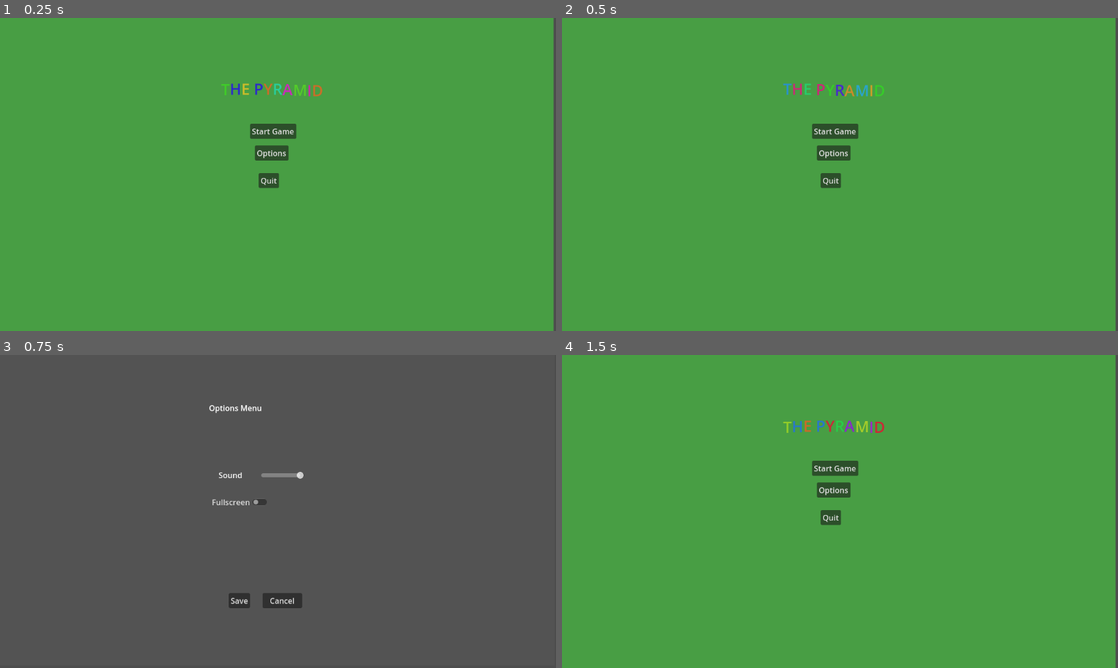
Above: before the commit, frames 1-4 (two rows, left to right).
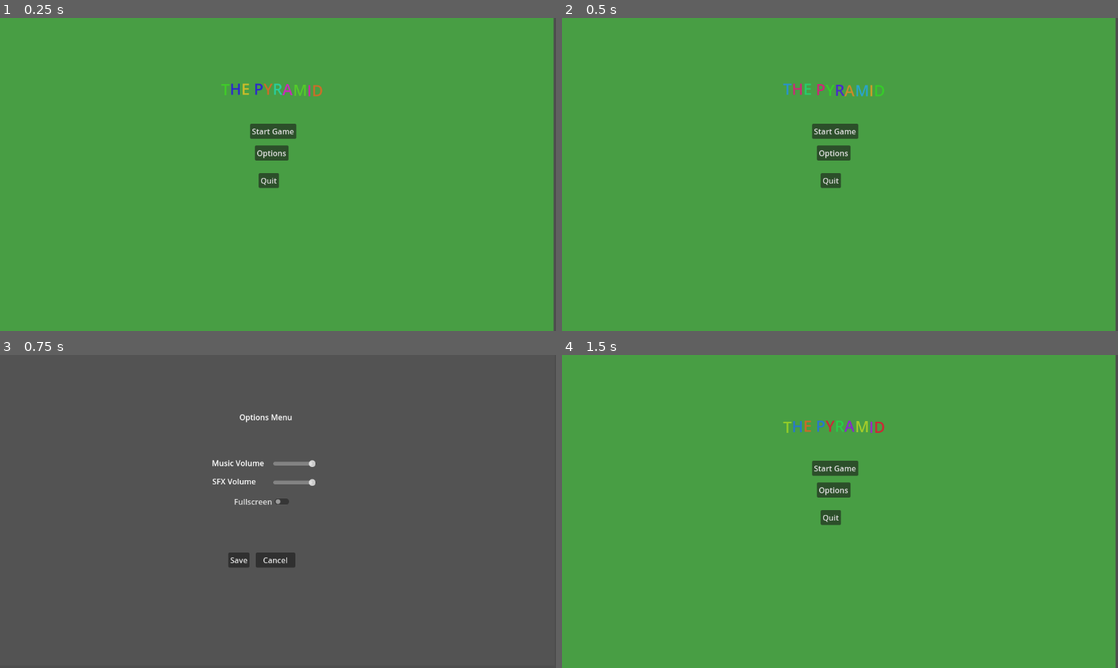
Above: after the commit, the same moments.

Repository: monochromia/PyramidGodot
Game: Godot game, scene res://Main Menu.tscn
Two runs of this game, one before a commit and one after it. Both use one fixed random seed, a clock stepped at 60 frames per second and the inputs below.
Inputs:
- Up to frame 1 (0.25 s): no input
- Up to frame 2 (0.5 s): no input
- Up to frame 3 (0.75 s): click "Options" at 0.5 s
- Up to frame 4 (1.5 s): click "Save" at 1.25 s

Frames 1-2 are identical in both runs. In frame 3, 1.9% of the frame differs, in the area x 37-57%, y 16-81%; in frame 4, nothing differs.

Commit message:
Background musicgit add .git add .

Diff:
--- a/Main Menu.gd
+++ b/Main Menu.gd
@@ -1,6 +1,8 @@
 extends Node2D
 
 var fullscreen: bool = false
+var music_volume: float = 0
+var sfx_volume: float = 0
 
 const SAVE_PATH = "user://settings.ini"
 
@@ -10,13 +12,22 @@
 
 	config.load(SAVE_PATH)
 
-	if  config.get_value("settings", "fullscreen"):
+	if config.get_value("settings", "music_volume"):
+		music_volume = config.get_value("settings", "music_volume")
+
+	if config.get_value("settings", "sfx_volume"):
+		sfx_volume = config.get_value("settings", "sfx_volume")
+
+	if config.get_value("settings", "fullscreen"):
 		fullscreen = config.get_value("settings", "fullscreen")
 
 	if fullscreen:
 		get_window().set_mode(Window.MODE_FULLSCREEN)
 	else:
 		get_window().set_mode(Window.MODE_WINDOWED)
+
+	$BGM.volume_db = music_volume
+	$BGM.play()
 
 
 # Called every frame. 'delta' is the elapsed time since the previous frame.
--- a/Main Menu.tscn
+++ b/Main Menu.tscn
@@ -1,6 +1,7 @@
-[gd_scene load_steps=2 format=3 uid="uid://234lng0cewxr"]
+[gd_scene load_steps=3 format=3 uid="uid://234lng0cewxr"]
 
 [ext_resource type="Script" path="res://Main Menu.gd" id="1_cxb4o"]
+[ext_resource type="AudioStream" uid="uid://crwtutceuuea5" path="res://sounds/lofi.wav" id="2_q7kcx"]
 
 [node name="Main_Menu_Scene_Head" type="Node2D"]
 script = ExtResource("1_cxb4o")
@@ -42,6 +43,9 @@
 fit_content = true
 scroll_active = false
 
+[node name="BGM" type="AudioStreamPlayer" parent="."]
+stream = ExtResource("2_q7kcx")
+
 [connection signal="pressed" from="Start Button" to="." method="_on_start_button_pressed"]
 [connection signal="pressed" from="Options Button" to="." method="_on_options_button_pressed"]
 [connection signal="pressed" from="Quit Button" to="." method="_on_quit_button_pressed"]
--- a/Options Menu.gd
+++ b/Options Menu.gd
@@ -1,6 +1,7 @@
 extends Node2D
 
-var volume: float = 0
+var music_volume: float = 0
+var sfx_volume: float = 0
 var fullscreen: bool = false
 
 const SAVE_PATH = "user://settings.ini"
@@ -12,14 +13,21 @@
 
 	config.load(SAVE_PATH)
 
-	if config.get_value("settings", "volume"):
-		volume = config.get_value("settings", "volume")
+	if config.get_value("settings", "music_volume"):
+		music_volume = config.get_value("settings", "music_volume")
 
-	if  config.get_value("settings", "fullscreen"):
+	if config.get_value("settings", "sfx_volume"):
+		sfx_volume = config.get_value("settings", "sfx_volume")
+
+	if config.get_value("settings", "fullscreen"):
 		fullscreen = config.get_value("settings", "fullscreen")
 
-	$VolumeSlider.set_value_no_signal(2 * (volume + 50))
+	$MusicVolumeSlider.set_value_no_signal(2 * (music_volume + 50))
+	$SFXVolumeSlider.set_value_no_signal(2 * (sfx_volume + 50))
 	$FullscreenToggle.set_pressed_no_signal(fullscreen)
+
+	$Music.volume_db = music_volume
+	$Music.play()
 
 
 # Called every frame. 'delta' is the elapsed time since the previous frame.
@@ -32,7 +40,8 @@
 
 	config.load(SAVE_PATH)
 
-	config.set_value("settings", "volume", volume)
+	config.set_value("settings", "music_volume", music_volume)
+	config.set_value("settings", "sfx_volume", sfx_volume)
 	config.set_value("settings", "fullscreen", fullscreen)
 
 	config.save(SAVE_PATH)
@@ -44,10 +53,15 @@
 	get_tree().change_scene_to_file("res://Main Menu.tscn")
 
 
-func _on_volume_slider_update(value: float):
-	volume = 0 - (100 - value) / 2
-	$AudioStreamPlayer.volume_db = volume
-	$AudioStreamPlayer.play()
+func _on_music_volume_slider_update(value: float):
+	music_volume = 0 - (100 - value) / 2
+	$Music.volume_db = music_volume
+
+
+func _on_sfx_volume_slider_update(value: float):
+	sfx_volume = 0 - (100 - value) / 2
+	$SFXTestSound.volume_db = sfx_volume
+	$SFXTestSound.play()
 
 
 func _on_fullscreen_toggle_update(fullscreen_active: bool):
--- a/Options Menu.tscn
+++ b/Options Menu.tscn
@@ -1,7 +1,8 @@
-[gd_scene load_steps=3 format=3 uid="uid://e1do5koqqnuc"]
+[gd_scene load_steps=4 format=3 uid="uid://e1do5koqqnuc"]
 
 [ext_resource type="Script" path="res://Options Menu.gd" id="1_qvm20"]
 [ext_resource type="AudioStream" uid="uid://b7gofvgctvkaw" path="res://sounds/Menu_Sounds_V2_Minimalistic_HOVER.wav" id="2_2q1tr"]
+[ext_resource type="AudioStream" uid="uid://crwtutceuuea5" path="res://sounds/lofi.wav" id="2_heiti"]
 
 [node name="options_menu_scene_head" type="Node2D"]
 script = ExtResource("1_qvm20")
@@ -12,56 +13,77 @@
 color = Color(0.341176, 0.341176, 0.341176, 0.615686)
 
 [node name="Options Menu Title" type="RichTextLabel" parent="."]
-offset_left = 380.0
-offset_top = 98.0
-offset_right = 596.0
-offset_bottom = 121.0
+offset_left = 443.0
+offset_top = 117.0
+offset_right = 659.0
+offset_bottom = 140.0
 bbcode_enabled = true
 text = "[center]Options Menu[/center]"
 fit_content = true
 
-[node name="VolumeSlider" type="HSlider" parent="."]
-offset_left = 541.0
-offset_top = 231.0
-offset_right = 630.0
-offset_bottom = 268.0
+[node name="MusicLabel" type="RichTextLabel" parent="."]
+offset_left = 439.0
+offset_top = 212.0
+offset_right = 552.0
+offset_bottom = 235.0
+bbcode_enabled = true
+text = "Music Volume"
+fit_content = true
+
+[node name="MusicVolumeSlider" type="HSlider" parent="."]
+offset_left = 566.0
+offset_top = 207.0
+offset_right = 655.0
+offset_bottom = 244.0
 value = 100.0
 
-[node name="RichTextLabel" type="RichTextLabel" parent="."]
-offset_left = 437.0
-offset_top = 237.0
-offset_right = 519.0
-offset_bottom = 260.0
+[node name="Music" type="AudioStreamPlayer" parent="."]
+stream = ExtResource("2_heiti")
+pitch_scale = 0.63
+
+[node name="SFXLabel" type="RichTextLabel" parent="."]
+offset_left = 440.0
+offset_top = 250.0
+offset_right = 534.0
+offset_bottom = 273.0
 bbcode_enabled = true
-text = "[center]Sound[/center]"
+text = "SFX Volume"
 fit_content = true
 
-[node name="AudioStreamPlayer" type="AudioStreamPlayer" parent="."]
+[node name="SFXVolumeSlider" type="HSlider" parent="."]
+offset_left = 566.0
+offset_top = 246.0
+offset_right = 655.0
+offset_bottom = 283.0
+value = 100.0
+
+[node name="SFXTestSound" type="AudioStreamPlayer" parent="."]
 stream = ExtResource("2_2q1tr")
 pitch_scale = 0.63
 
 [node name="FullscreenToggle" type="CheckButton" parent="."]
-offset_left = 433.0
-offset_top = 289.0
-offset_right = 560.0
-offset_bottom = 320.0
+offset_left = 479.0
+offset_top = 288.0
+offset_right = 606.0
+offset_bottom = 319.0
 text = "Fullscreen"
 
 [node name="SaveButton" type="Button" parent="."]
-offset_left = 474.0
-offset_top = 493.0
-offset_right = 516.0
-offset_bottom = 524.0
+offset_left = 473.0
+offset_top = 409.0
+offset_right = 517.0
+offset_bottom = 440.0
 text = "Save"
 
 [node name="CancelButton" type="Button" parent="."]
-offset_left = 544.0
-offset_top = 493.0
-offset_right = 626.0
-offset_bottom = 524.0
+offset_left = 530.0
+offset_top = 409.0
+offset_right = 612.0
+offset_bottom = 440.0
 text = "Cancel"
 
-[connection signal="value_changed" from="VolumeSlider" to="." method="_on_volume_slider_update"]
+[connection signal="value_changed" from="MusicVolumeSlider" to="." method="_on_music_volume_slider_update"]
+[connection signal="value_changed" from="SFXVolumeSlider" to="." method="_on_sfx_volume_slider_update"]
 [connection signal="toggled" from="FullscreenToggle" to="." method="_on_fullscreen_toggle_update"]
 [connection signal="pressed" from="SaveButton" to="." method="_on_save_button_pressed"]
 [connection signal="pressed" from="CancelButton" to="." method="_on_cancel_button_pressed"]
--- a/Pack Select.gd
+++ b/Pack Select.gd
@@ -1,9 +1,29 @@
 extends Node
+
+var fullscreen: bool = false
+var music_volume: float = 0
+var sfx_volume: float = 0
+
+const SAVE_PATH = "user://settings.ini"
 
 
 # Called when the node enters the scene tree for the first time.
 func _ready():
-	pass # Replace with function body.
+	var config := ConfigFile.new()
+
+	config.load(SAVE_PATH)
+
+	if config.get_value("settings", "music_volume"):
+		music_volume = config.get_value("settings", "music_volume")
+
+	if config.get_value("settings", "sfx_volume"):
+		sfx_volume = config.get_value("settings", "sfx_volume")
+
+	if config.get_value("settings", "fullscreen"):
+		fullscreen = config.get_value("settings", "fullscreen")
+
+	$BGM.volume_db = music_volume
+	$BGM.play()
 
 
 # Called every frame. 'delta' is the elapsed time since the previous frame.
--- a/Pack Select.tscn
+++ b/Pack Select.tscn
@@ -1,6 +1,7 @@
-[gd_scene load_steps=2 format=3 uid="uid://dfx6r1wt7k8ve"]
+[gd_scene load_steps=3 format=3 uid="uid://dfx6r1wt7k8ve"]
 
 [ext_resource type="Script" path="res://Pack Select.gd" id="1_x7gni"]
+[ext_resource type="AudioStream" uid="uid://crwtutceuuea5" path="res://sounds/lofi.wav" id="2_tm624"]
 
 [node name="Pack_Select_Scene_Head" type="Node2D"]
 script = ExtResource("1_x7gni")
@@ -90,5 +91,8 @@
 offset_bottom = 494.0
 color = Color(0, 0, 0, 1)
 
+[node name="BGM" type="AudioStreamPlayer" parent="."]
+stream = ExtResource("2_tm624")
+
 [connection signal="pressed" from="End Run Button" to="." method="_on_end_run_button_pressed"]
 [connection signal="pressed" from="Options Button" to="." method="_on_options_button_pressed"]
Not shown, added: sounds/lofi.wav.import
Not shown, added: sounds/lofi.wav
